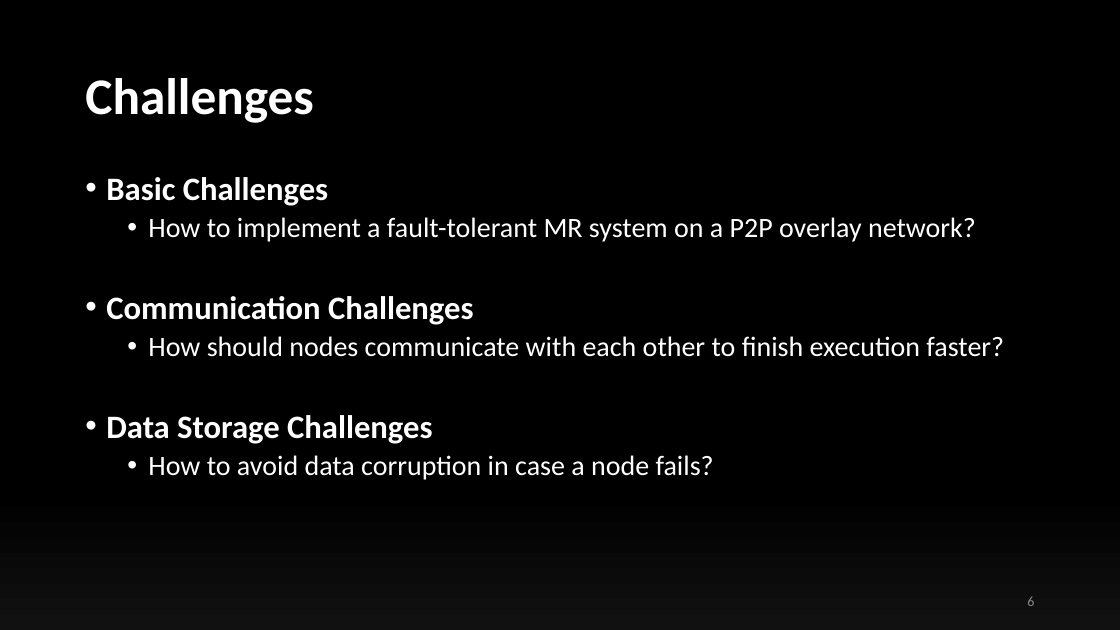
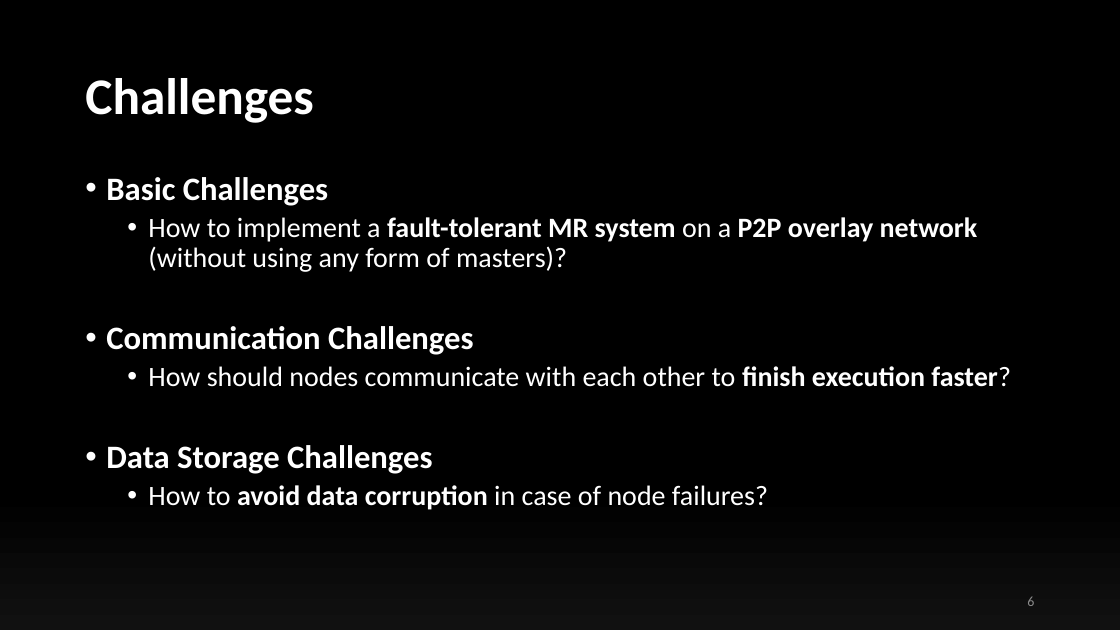
Before and after one commit to ollyblink/mt2, a slide deck: slide 6 of TomP2PTrials/files/presentations/InterimPresentation.pptx. Drawn at 1120x630 pixels with LibreOffice and Linux fonts; fonts in the diff are those of the drawing. Boxes give left, top, right and bottom in pixels: in the first picture for what was removed or moved away, otherwise in the second. Text is boxed around its words. In the diff, an @@ line names an element or a change of style, - is before the commit and + after.

```diff
--- a/TomP2PTrials/files/presentations/InterimPresentation.pptx
+++ b/TomP2PTrials/files/presentations/InterimPresentation.pptx
@@ text at (148, 217, 978, 272): text changed @@
-  • How to implement a fault-tolerant MR system on a P2P overlay network?
+  • How to implement a fault-tolerant MR system on a P2P overlay network (without using any form of masters)?
@@ text at (148, 366, 1011, 387): bold on in "finish execution faster?" @@
@@ text at (148, 485, 768, 510): text changed @@
-  • How to avoid data corruption in case a node fails?
+  • How to avoid data corruption in case of node failures?
```
Also in this commit, not shown: 11 other slides changed, 1 slide removed, 12 other files.
